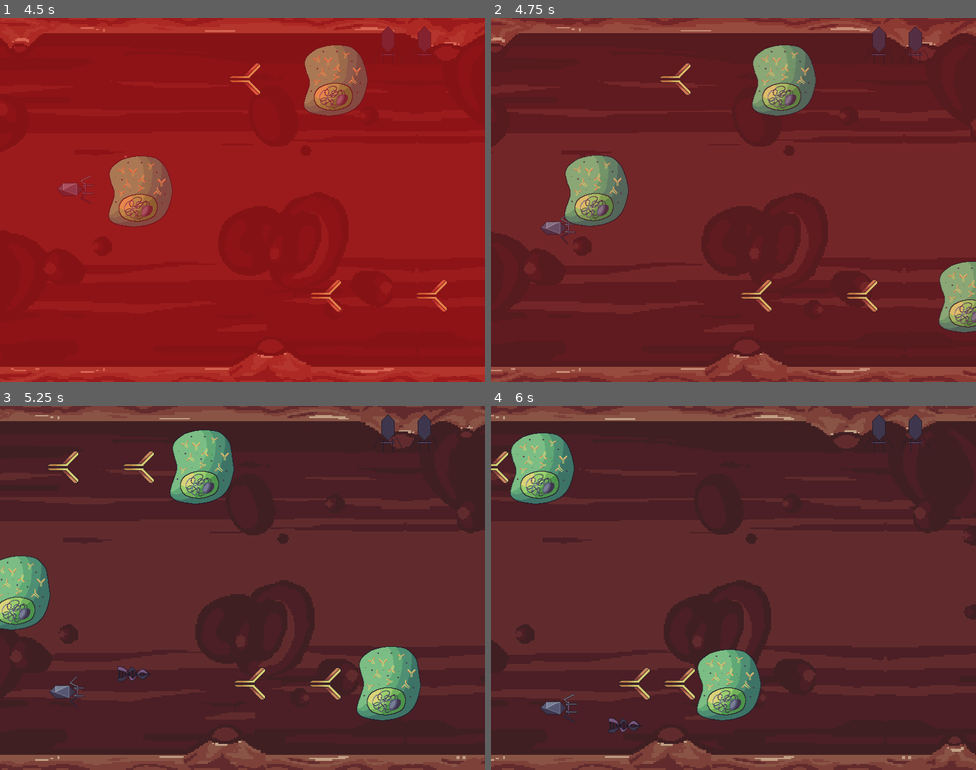
Above: before the commit, frames 1-4 (two rows, left to right).
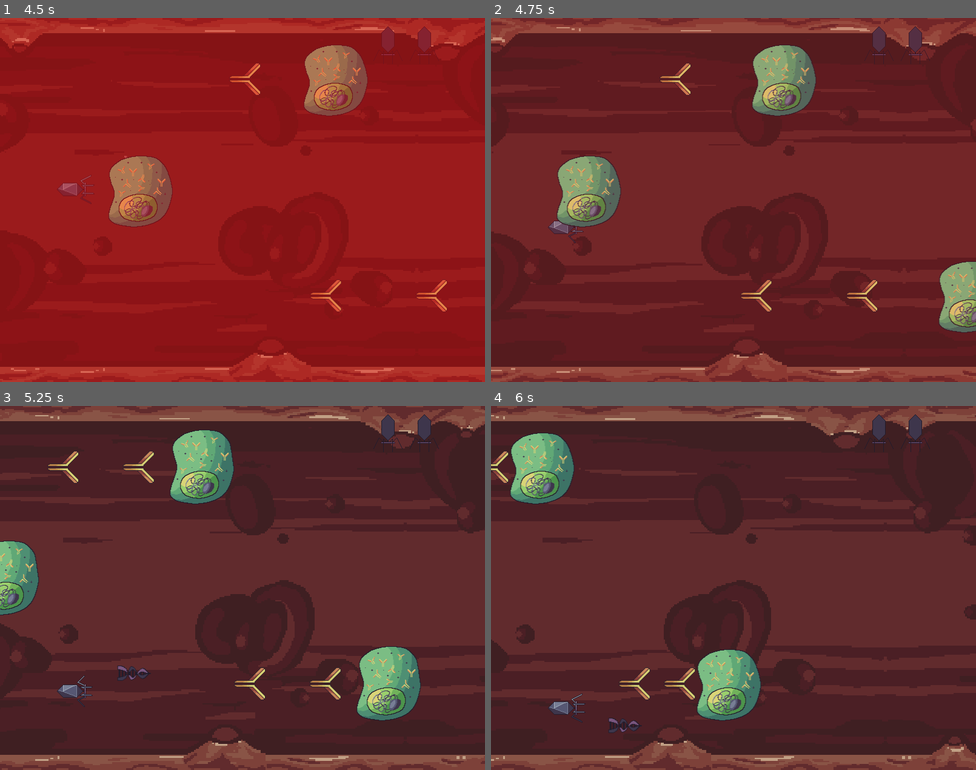
Above: after the commit, the same moments.

Repository: Jasonnmss/Game-Jam-2026
Game: Godot game, scene res://main.tscn
Two runs of this game, one before a commit and one after it. Both use one fixed random seed, a clock stepped at 60 frames per second and the inputs below.
Inputs:
- Up to frame 1 (4.5 s): hold W (Move Up) 0.53-1.28 s; tap Space (shoot) every 0.75 s from 0.6 to 4.35 s; hold S (Move Down) 1.28-2.03 s; hold W (Move Up) 2.03-3.53 s; hold S (Move Down) from 3.53 s (still down)
- Up to frame 2 (4.75 s): keep holding S (Move Down)
- Up to frame 3 (5.25 s): keep holding S (Move Down); tap Space (shoot) at 5.1 s
- Up to frame 4 (6 s): release S (Move Down) at 5.78 s; hold W (Move Up) from 5.78 s (still down); tap Space (shoot) at 5.85 s

Frame 1 is identical in both runs. In frame 2, 1.8% of the frame differs, in the area x 10-29%, y 37-62%; in frame 3, 2.3%, in the area x 0-32%, y 37-83%; in frame 4, 0.3%.

Commit message:
interactions now iO

Diff:
--- a/game-jam-2026/dna.tscn
+++ b/game-jam-2026/dna.tscn
@@ -10,8 +10,8 @@
 [node name="DNA" type="Node2D" unique_id=1618206276]
 
 [node name="shot" type="Area2D" parent="." unique_id=1962483693 groups=["bullet"]]
-collision_layer = 2
-collision_mask = 2
+collision_layer = 8
+collision_mask = 22
 script = ExtResource("1_k673e")
 particle = ExtResource("2_syva3")
 
--- a/game-jam-2026/enemy_1.tscn
+++ b/game-jam-2026/enemy_1.tscn
@@ -102,8 +102,8 @@
 [node name="Enemies" type="Node2D" unique_id=2117483177]
 
 [node name="Basic B" type="CharacterBody2D" parent="." unique_id=467065630]
-collision_layer = 3
-collision_mask = 3
+collision_layer = 2
+collision_mask = 40
 script = ExtResource("2_pjquw")
 
 [node name="Sprite2D" type="AnimatedSprite2D" parent="Basic B" unique_id=396866507]
--- a/game-jam-2026/enemy_bullet.tscn
+++ b/game-jam-2026/enemy_bullet.tscn
@@ -33,8 +33,8 @@
 [node name="Node2D" type="Node2D" unique_id=253946175]
 
 [node name="Bullet enemy" type="Area2D" parent="." unique_id=1063991251 groups=["bullet"]]
-collision_layer = 2
-collision_mask = 2
+collision_layer = 16
+collision_mask = 9
 script = SubResource("GDScript_1xapl")
 
 [node name="Sprite2D" type="Sprite2D" parent="Bullet enemy" unique_id=1178844523]
--- a/game-jam-2026/player.tscn
+++ b/game-jam-2026/player.tscn
@@ -166,8 +166,7 @@
 [node name="Player" type="Node2D" unique_id=1716914451]
 
 [node name="CharacterBody2D" type="CharacterBody2D" parent="." unique_id=1606262035]
-collision_layer = 2
-collision_mask = 2
+collision_mask = 84
 script = ExtResource("1_onrkg")
 
 [node name="CollisionShape2D" type="CollisionShape2D" parent="CharacterBody2D" unique_id=1990359429]
--- a/game-jam-2026/project.godot
+++ b/game-jam-2026/project.godot
@@ -60,8 +60,13 @@
 
 [layer_names]
 
-2d_physics/layer_1="gegner+wand"
-2d_physics/layer_2="rest"
+2d_physics/layer_1="player"
+2d_physics/layer_2="B-cell"
+2d_physics/layer_3="T-cell"
+2d_physics/layer_4="DNA"
+2d_physics/layer_5="Antibody"
+2d_physics/layer_6="invis"
+2d_physics/layer_7="floor+ceiling"
 
 [physics]
 
--- a/game-jam-2026/wall.tscn
+++ b/game-jam-2026/wall.tscn
@@ -7,8 +7,7 @@
 
 [node name="StaticBody2D" type="StaticBody2D" parent="." unique_id=1307403634]
 position = Vector2(44, 50)
-collision_layer = 2
-collision_mask = 2
+collision_layer = 64
 
 [node name="CollisionShape2D" type="CollisionShape2D" parent="StaticBody2D" unique_id=1789346821]
 position = Vector2(-46, -51)
